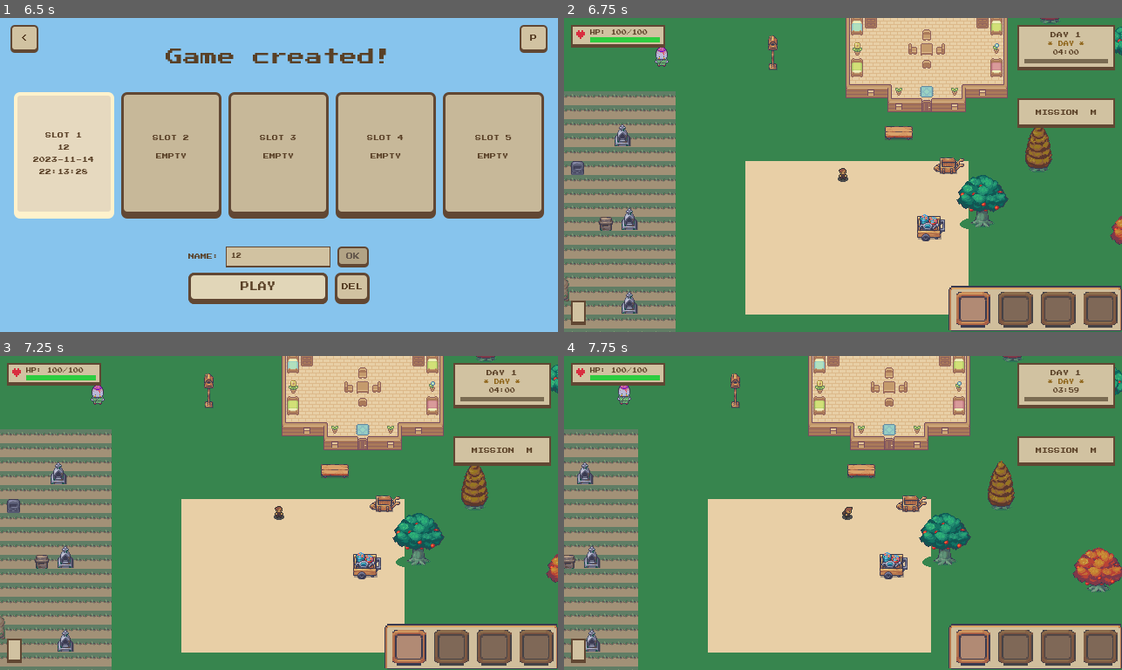
Above: before the commit, frames 1-4 (two rows, left to right).
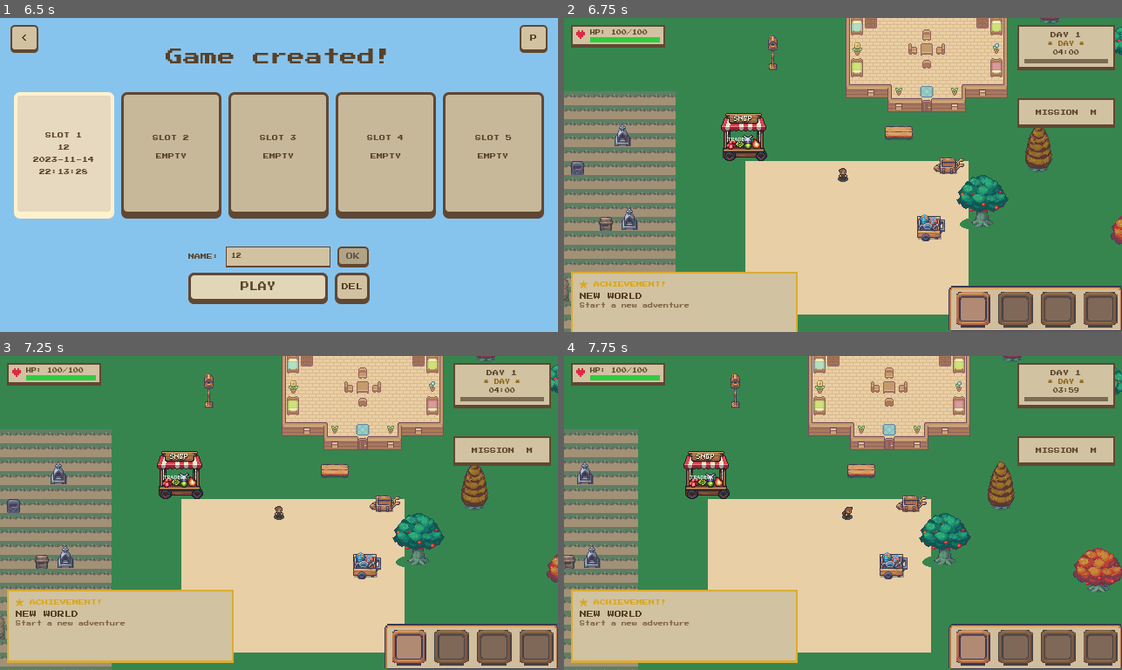
Above: after the commit, the same moments.

Repository: alexmf10/Survivalfarm-
Game: Godot game, scene res://core/main.tscn
Same seed, same stepped clock (60 frames per second), same inputs: the game is played once before the commit and once after it.
Inputs (mouse positions are in pixels of both pictures, inside the frame that each line leads up to):
- Up to frame 1 (6.5 s): click (306, 134) at 0.52 s; type "12" at 0.6 s; click (306, 165) at 0.75 s; type "12" at 0.83 s; click "JUGAR SIN CUENTA" at 1.25 s; click "PLAY" at 2 s; click "<" at 2.75 s; click "PLAY" at 3.5 s; click "SLOT 1 EMPTY" at 4.25 s; click (279, 256) at 5.02 s; type "12" at 5.1 s; click "CREATE" at 5.75 s
- Up to frame 2 (6.75 s): click "PLAY" at 6.5 s
- Up to frame 3 (7.25 s): no input
- Up to frame 4 (7.75 s): tap Enter at 7.25 s; move the mouse to (965, 497) at 7.27 s; hold D (move_right) from 7.28 s (still down); hold Right mouse button (dash) from 7.28 s (still down); click (965, 497) at 7.42 s; tap Space at 7.52 s

Frame 1 is identical in both runs. In frame 2, 7.6% of the frame differs, in the area x 1-42%, y 9-100%; in frame 3, 8.7%, in the area x 1-42%, y 9-98%; in frame 4, 7.4%.

Commit message:
feat: achievement done

Diff:
--- a/core/event_bus.gd
+++ b/core/event_bus.gd
@@ -119,6 +119,7 @@
 signal inventory_opened
 signal inventory_closed
 signal inventory_slot_swapped(from_index: int, to_index: int)
+signal seeds_purchased(crop_type: CropComponent.CropType)
 
 ## Señales de objetivo/historia.
 signal objective_changed(text: String)
--- a/services/game_world.gd
+++ b/services/game_world.gd
@@ -89,16 +89,18 @@
 	if save_svc and save_svc.active_slot > 0:
 		active_slot = save_svc.active_slot
 
+	_build_hud()
 	_load_slot_state()
 	_connect_events()
 	_build_world()
-	_build_hud()
 	_start_day_cycle()
 
 	var tribute_svc := EventBus.services.tribute as TributeService
 	if tribute_svc:
 		_on_objective_changed(tribute_svc.get_objective_text())
 		call_deferred("_restore_persistent_story_encounters")
+
+	call_deferred("_unlock_new_world")
 
 
 func _exit_tree() -> void:
@@ -142,10 +144,20 @@
 	EventBus.player_spawned.connect(_on_player_spawned)
 
 
+func _unlock_new_world() -> void:
+	var profile_svc: ProfileService = EventBus.services.profile as ProfileService
+	if profile_svc:
+		profile_svc.unlock_achievement("new_world")
+
+
 func _load_slot_state() -> void:
 	var save_svc: SaveService = EventBus.services.save as SaveService
 	if save_svc == null:
 		return
+
+	var profile_svc: ProfileService = EventBus.services.profile as ProfileService
+	if profile_svc:
+		profile_svc.load_profile(active_slot)
 
 	var data: Dictionary = save_svc.read_slot_json(active_slot)
 
@@ -226,6 +238,10 @@
 	_build_objective_hud()
 	_build_dialogue_box()
 	_build_pause_menu()
+
+	var achievement_popup := AchievementPopup.new()
+	achievement_popup.process_mode = Node.PROCESS_MODE_ALWAYS
+	add_child(achievement_popup)
 
 
 func _build_objective_hud() -> void:
@@ -1176,6 +1192,23 @@
 				get_viewport().set_input_as_handled()
 				var archer_xform: Transform2D = get_viewport().get_canvas_transform()
 				_spawn_enemy(ZOMBIE_ARCHER_SCENE_PATH, archer_xform.affine_inverse() * get_viewport().get_mouse_position())
+			KEY_QUOTELEFT: # ` — unlock all achievements for testing
+				get_viewport().set_input_as_handled()
+				_debug_unlock_all_achievements()
+
+
+func _debug_unlock_all_achievements() -> void:
+	var profile_svc := EventBus.services.profile as ProfileService
+	if not profile_svc:
+		return
+	var ids: Array[String] = [
+		"new_world", "first_water", "first_plant", "first_harvest", "green_thumb",
+		"survive_night", "survive_7", "survive_30", "trader_deal", "rich_farmer",
+		"first_tribute", "all_tributes", "first_kill", "zombie_slayer",
+		"boss_defeated", "full_armor",
+	]
+	for id in ids:
+		profile_svc.unlock_achievement(id)
 
 
 func _debug_skip_to_final_boss() -> void:
--- a/services/profile_service.gd
+++ b/services/profile_service.gd
@@ -4,22 +4,37 @@
 extends RefCounted
 
 const DEFAULT_ACHIEVEMENTS: Dictionary = {
-	"first_harvest": {"title": "First Harvest", "description": "Harvest your first crop", "unlocked": false, "unlock_date": ""},
-	"rich_farmer": {"title": "Rich Farmer", "description": "Collect 100 coins", "unlocked": false, "unlock_date": ""},
-	"survive_7": {"title": "Week Survivor", "description": "Survive 7 days", "unlocked": false, "unlock_date": ""},
-	"survive_30": {"title": "Month Survivor", "description": "Survive 30 days", "unlocked": false, "unlock_date": ""},
-	"first_kill": {"title": "Monster Slayer", "description": "Defeat your first enemy", "unlocked": false, "unlock_date": ""},
-	"boss_defeated": {"title": "Farm Savior", "description": "Defeat the final monster", "unlocked": false, "unlock_date": ""},
-	"full_armor": {"title": "Fully Equipped", "description": "Equip a full armor set", "unlocked": false, "unlock_date": ""},
-	"trader_deal": {"title": "Businessman", "description": "Complete your first trade", "unlocked": false, "unlock_date": ""},
+	"new_world":     {"title": "New World",       "description": "Start a new adventure",             "unlocked": false, "unlock_date": ""},
+	"first_water":   {"title": "Green Hands",     "description": "Water your crops for the first time","unlocked": false, "unlock_date": ""},
+	"first_plant":   {"title": "Seeds of Hope",   "description": "Plant your first crop",             "unlocked": false, "unlock_date": ""},
+	"first_harvest": {"title": "First Harvest",   "description": "Harvest your first crop",           "unlocked": false, "unlock_date": ""},
+	"green_thumb":   {"title": "Green Thumb",     "description": "Harvest 10 crops",                  "unlocked": false, "unlock_date": ""},
+	"survive_night": {"title": "Night Owl",       "description": "Survive your first night",          "unlocked": false, "unlock_date": ""},
+	"survive_7":     {"title": "Week Survivor",   "description": "Survive 7 days",                   "unlocked": false, "unlock_date": ""},
+	"survive_30":    {"title": "Month Survivor",  "description": "Survive 30 days",                  "unlocked": false, "unlock_date": ""},
+	"trader_deal":   {"title": "Businessman",     "description": "Complete your first trade",         "unlocked": false, "unlock_date": ""},
+	"rich_farmer":   {"title": "Rich Farmer",     "description": "Collect 100 coins",                "unlocked": false, "unlock_date": ""},
+	"first_tribute": {"title": "Tax Collector",   "description": "Pay your first tribute",            "unlocked": false, "unlock_date": ""},
+	"all_tributes":  {"title": "Fulfilled Duty",  "description": "Pay all tributes to the collector", "unlocked": false, "unlock_date": ""},
+	"first_kill":    {"title": "Monster Slayer",  "description": "Defeat your first enemy",           "unlocked": false, "unlock_date": ""},
+	"zombie_slayer": {"title": "Zombie Slayer",   "description": "Defeat 10 zombies",                "unlocked": false, "unlock_date": ""},
+	"boss_defeated": {"title": "Farm Savior",     "description": "Defeat the final monster",          "unlocked": false, "unlock_date": ""},
+	"full_armor":    {"title": "Fully Equipped",  "description": "Equip a full armor set",            "unlocked": false, "unlock_date": ""},
+}
+
+const DEFAULT_STATS: Dictionary = {
+	"harvest_count": 0,
+	"zombie_kill_count": 0,
 }
 
 var current_slot: int = -1
 var _achievements: Dictionary = {}
+var _stats: Dictionary = {}
 
 
 func _init() -> void:
 	_achievements = DEFAULT_ACHIEVEMENTS.duplicate(true)
+	_stats = DEFAULT_STATS.duplicate(true)
 
 
 func load_profile(slot: int) -> void:
@@ -30,8 +45,6 @@
 func _get_save_path() -> String:
 	return "user://achievements_slot_%d.json" % current_slot
 
-
-# Logros
 
 func get_achievements() -> Dictionary:
 	return _achievements.duplicate(true)
@@ -49,12 +62,20 @@
 		push_warning("ProfileService: achievement '%s' does not exist." % achievement_id)
 		return
 	if _achievements[achievement_id]["unlocked"]:
-		return # Ya desbloqueado
+		return
 	_achievements[achievement_id]["unlocked"] = true
 	_achievements[achievement_id]["unlock_date"] = Time.get_datetime_string_from_system()
 	_save_profile()
 	if EventBus:
 		EventBus.achievement_unlocked.emit(achievement_id)
+
+
+func increment_stat(key: String) -> int:
+	if not _stats.has(key):
+		return 0
+	_stats[key] += 1
+	_save_profile()
+	return _stats[key]
 
 
 func get_unlocked_count() -> int:
@@ -69,18 +90,21 @@
 	return _achievements.size()
 
 
-# Cargado y guardado
-
 func _save_profile() -> void:
 	if current_slot <= 0: return
-	var data: Dictionary = {"achievements": _achievements}
+	var data: Dictionary = {
+		"achievements": _achievements,
+		"stats": _stats,
+	}
 	var file: FileAccess = FileAccess.open(_get_save_path(), FileAccess.WRITE)
 	if file:
 		file.store_string(JSON.stringify(data, "\t"))
 		file.close()
 
+
 func _load_profile() -> void:
 	_achievements = DEFAULT_ACHIEVEMENTS.duplicate(true)
+	_stats = DEFAULT_STATS.duplicate(true)
 	if current_slot <= 0: return
 
 	var path: String = _get_save_path()
@@ -99,3 +123,7 @@
 		for id: String in _achievements:
 			if saved_achievements.has(id):
 				_achievements[id] = saved_achievements[id]
+		var saved_stats: Dictionary = data.get("stats", {})
+		for key: String in _stats:
+			if saved_stats.has(key):
+				_stats[key] = int(saved_stats[key])
--- a/services/trade_service.gd
+++ b/services/trade_service.gd
@@ -278,6 +278,7 @@
 	if _add_to_inventory(item_to_buy, 1):
 		coins -= price
 		_emit_inventory_updated()
+		EventBus.seeds_purchased.emit(crop_type)
 		return true
 		#no se pudo añadir (inventario lleno)
 	else: return false
--- /dev/null
+++ b/ui/hud/achievement_popup.gd
@@ -0,0 +1,240 @@
+## Notificación en la esquina inferior-izquierda al desbloquear un logro.
+## Se instancia en game_world._build_hud(); escucha EventBus.achievement_unlocked.
+## Encola múltiples logros y los muestra uno a uno con animación de deslizamiento.
+## También conecta todas las señales de juego para disparar los logros (Node → conexiones fiables).
+class_name AchievementPopup
+extends CanvasLayer
+
+const UI_FONT_PATH: String = "res://ui/theme/PressStart2P-Regular.ttf"
+const COLOR_PARCHMENT: Color = Color(0.82, 0.76, 0.63)
+const COLOR_BORDER_GOLD: Color = Color(0.85, 0.68, 0.20)
+const COLOR_TEXT: Color = Color(0.35, 0.25, 0.15)
+const COLOR_GOLD: Color = Color(0.85, 0.65, 0.10)
+const COLOR_DESC: Color = Color(0.50, 0.38, 0.25)
+
+const PANEL_WIDTH: float = 260.0
+const PANEL_HEIGHT: float = 84.0
+const MARGIN: float = 8.0
+const DISPLAY_DURATION: float = 3.5
+const ANIM_DURATION: float = 0.3
+
+var _panel: PanelContainer
+var _title_label: Label
+var _desc_label: Label
+var _font: Font
+var _tween: Tween
+var _queue: Array[Dictionary] = []
+var _showing: bool = false
+
+
+func _ready() -> void:
+	layer = 40
+	process_mode = Node.PROCESS_MODE_ALWAYS
+	_font = load(UI_FONT_PATH) as Font
+	_build_ui()
+	EventBus.achievement_unlocked.connect(_on_achievement_unlocked)
+
+	# Achievement triggers — connected here (Node) for reliable persistence across scenes
+	EventBus.crop_watered.connect(_on_crop_watered)
+	EventBus.crop_planted.connect(_on_crop_planted)
+	EventBus.crop_harvested.connect(_on_crop_harvested)
+	EventBus.inventory_updated.connect(_on_inventory_updated)
+	EventBus.day_started.connect(_on_day_started)
+	EventBus.zombie_died.connect(_on_zombie_died)
+	EventBus.game_won.connect(_on_game_won)
+	EventBus.tribute_paid.connect(_on_tribute_paid)
+	EventBus.seeds_purchased.connect(_on_seeds_purchased)
+
+
+func _build_ui() -> void:
+	_panel = PanelContainer.new()
+	_panel.custom_minimum_size = Vector2(PANEL_WIDTH, PANEL_HEIGHT)
+	_panel.position = Vector2(MARGIN, 2000.0)
+	_panel.mouse_filter = Control.MOUSE_FILTER_IGNORE
+
+	var style := StyleBoxFlat.new()
+	style.bg_color = COLOR_PARCHMENT
+	style.border_color = COLOR_BORDER_GOLD
+	style.border_width_top = 2
+	style.border_width_left = 2
+	style.border_width_right = 2
+	style.border_width_bottom = 3
+	style.set_corner_radius_all(0)
+	style.set_content_margin_all(10)
+	_panel.add_theme_stylebox_override("panel", style)
+	add_child(_panel)
+
+	var box := VBoxContainer.new()
+	box.add_theme_constant_override("separation", 4)
+	box.mouse_filter = Control.MOUSE_FILTER_IGNORE
+	_panel.add_child(box)
+
+	var header_row := HBoxContainer.new()
+	header_row.add_theme_constant_override("separation", 6)
+	header_row.mouse_filter = Control.MOUSE_FILTER_IGNORE
+	box.add_child(header_row)
+
+	var star := Label.new()
+	star.text = "★"
+	if _font:
+		star.add_theme_font_override("font", _font)
+	star.add_theme_font_size_override("font_size", 10)
+	star.add_theme_color_override("font_color", COLOR_GOLD)
+	star.mouse_filter = Control.MOUSE_FILTER_IGNORE
+	header_row.add_child(star)
+
+	var header := Label.new()
+	header.text = "ACHIEVEMENT!"
+	if _font:
+		header.add_theme_font_override("font", _font)
+	header.add_theme_font_size_override("font_size", 7)
+	header.add_theme_color_override("font_color", COLOR_GOLD)
+	header.mouse_filter = Control.MOUSE_FILTER_IGNORE
+	header_row.add_child(header)
+
+	_title_label = Label.new()
+	_title_label.text = ""
+	_title_label.horizontal_alignment = HORIZONTAL_ALIGNMENT_LEFT
+	_title_label.autowrap_mode = TextServer.AUTOWRAP_WORD_SMART
+	if _font:
+		_title_label.add_theme_font_override("font", _font)
+	_title_label.add_theme_font_size_override("font_size", 8)
+	_title_label.add_theme_color_override("font_color", COLOR_TEXT)
+	_title_label.mouse_filter = Control.MOUSE_FILTER_IGNORE
+	box.add_child(_title_label)
+
+	_desc_label = Label.new()
+	_desc_label.text = ""
+	_desc_label.horizontal_alignment = HORIZONTAL_ALIGNMENT_LEFT
+	_desc_label.autowrap_mode = TextServer.AUTOWRAP_WORD_SMART
+	if _font:
+		_desc_label.add_theme_font_override("font", _font)
+	_desc_label.add_theme_font_size_override("font_size", 6)
+	_desc_label.add_theme_color_override("font_color", COLOR_DESC)
+	_desc_label.mouse_filter = Control.MOUSE_FILTER_IGNORE
+	box.add_child(_desc_label)
+
+
+# ── Achievement triggers ──────────────────────────────────────────────────────
+
+func _profile() -> ProfileService:
+	return EventBus.services.profile as ProfileService
+
+
+func _on_crop_watered(_tile_pos: Vector2i) -> void:
+	var p := _profile()
+	if p:
+		p.unlock_achievement("first_water")
+
+
+func _on_crop_planted(_tile_pos: Vector2i, _crop_type: int) -> void:
+	var p := _profile()
+	if p:
+		p.unlock_achievement("first_plant")
+
+
+func _on_crop_harvested(_tile_pos: Vector2i, _crop_type: int) -> void:
+	var p := _profile()
+	if not p:
+		return
+	p.unlock_achievement("first_harvest")
+	if p.increment_stat("harvest_count") >= 10:
+		p.unlock_achievement("green_thumb")
+
+
+func _on_inventory_updated(slots: Array, coins: int) -> void:
+	var p := _profile()
+	if not p:
+		return
+	if coins >= 100:
+		p.unlock_achievement("rich_farmer")
+	if slots.size() > 18 and slots[16] != null and slots[17] != null and slots[18] != null:
+		p.unlock_achievement("full_armor")
+
+
+func _on_day_started(day_number: int) -> void:
+	var p := _profile()
+	if not p:
+		return
+	if day_number == 2:
+		p.unlock_achievement("survive_night")
+	if day_number == 7:
+		p.unlock_achievement("survive_7")
+	if day_number == 30:
+		p.unlock_achievement("survive_30")
+
+
+func _on_zombie_died(_zombie) -> void:
+	var p := _profile()
+	if not p:
+		return
+	p.unlock_achievement("first_kill")
+	if p.increment_stat("zombie_kill_count") >= 10:
+		p.unlock_achievement("zombie_slayer")
+
+
+func _on_game_won(_msg) -> void:
+	var p := _profile()
+	if p:
+		p.unlock_achievement("boss_defeated")
+
+
+func _on_tribute_paid(index: int) -> void:
+	var p := _profile()
+	if not p:
+		return
+	if index == 0:
+		p.unlock_achievement("first_tribute")
+	if index == 2:
+		p.unlock_achievement("all_tributes")
+
+
+func _on_seeds_purchased(_crop_type) -> void:
+	var p := _profile()
+	if p:
+		p.unlock_achievement("trader_deal")
+
+
+# ── Display ───────────────────────────────────────────────────────────────────
+
+func _on_achievement_unlocked(achievement_id: String) -> void:
+	var profile_svc: ProfileService = EventBus.services.profile as ProfileService
+	if not profile_svc:
+		return
+	var achievements := profile_svc.get_achievements()
+	if not achievements.has(achievement_id):
+		return
+	var data: Dictionary = achievements[achievement_id]
+	_queue.append({
+		"title": data.get("title", achievement_id),
+		"description": data.get("description", ""),
+	})
+	if not _showing:
+		_show_next()
+
+
+func _show_next() -> void:
+	if _queue.is_empty():
+		_showing = false
+		return
+	_showing = true
+	var entry: Dictionary = _queue.pop_front()
+	_title_label.text = entry["title"].to_upper()
+	_desc_label.text = entry["description"]
+
+	if _tween and _tween.is_running():
+		_tween.kill()
+
+	var viewport_h: float = get_viewport().get_visible_rect().size.y
+	var visible_y: float = viewport_h - PANEL_HEIGHT - MARGIN
+	var hidden_y: float = viewport_h + MARGIN
+
+	_panel.position = Vector2(MARGIN, hidden_y)
+
+	_tween = create_tween()
+	_tween.tween_property(_panel, "position:y", visible_y, ANIM_DURATION) \
+		.set_ease(Tween.EASE_OUT).set_trans(Tween.TRANS_SINE)
+	_tween.tween_interval(DISPLAY_DURATION)
+	_tween.tween_property(_panel, "position:y", hidden_y, ANIM_DURATION) \
+		.set_ease(Tween.EASE_IN).set_trans(Tween.TRANS_SINE)
+	_tween.tween_callback(_show_next)
Not shown, added: ui/hud/achievement_popup.gd.uid
